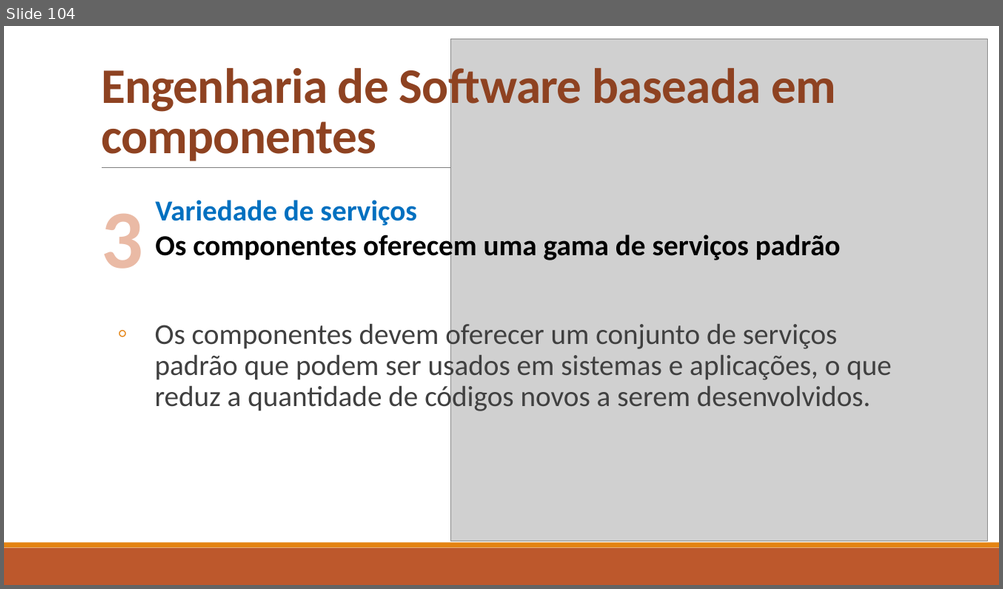
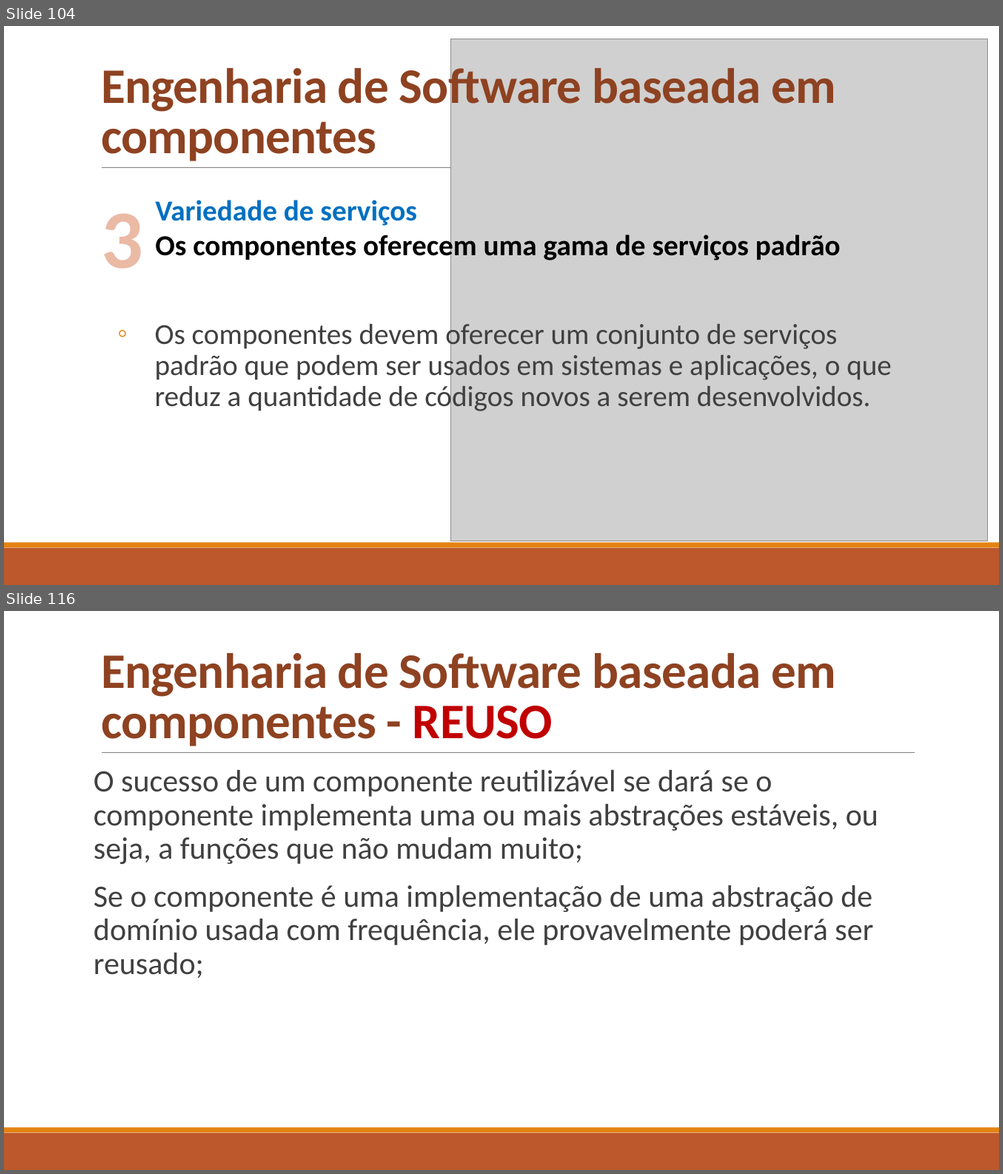
Before and after one commit to celsofurtado/reuso, a slide deck: Reuso de Software e Componentes.pptx. Shown one above the other, each under a label of ours: slide 104 before the commit, slides 104 and 116 after it; the slides between them are not shown. The pictures are 1003x589 and 1003x1174 pixels, drawn with LibreOffice and Linux fonts; fonts in the diff are those of the drawing; grey boxes stand for pictures. Boxes give left, top, right and bottom in pixels: in the first picture for what was removed or moved away, otherwise in the second. Text is boxed around its words. In the diff, an @@ line names an element or a change of style, - is before the commit and + after.

```diff
--- a/Reuso de Software e Componentes.pptx
+++ b/Reuso de Software e Componentes.pptx
@@ slide 116 added at box(4, 611, 999, 1170), background #FFFFFF; not listed: 3 template elements that a slide beside it also shows @@
@@ title added at box(101, 653, 836, 746), 48 pt, text #8E4221, bold @@
+Engenharia de Software baseada em componentes - REUSO
@@ text added at box(94, 770, 878, 978), 30 pt, text #404040 @@
+O sucesso de um componente reutilizável se dará se o componente implementa uma ou mais abstrações estáveis, ou seja, a funções que não mudam muito;
+Se o componente é uma implementação de uma abstração de domínio usada com frequência, ele provavelmente poderá ser reusado;
```
Also in this commit, not shown: 35 other slides added.
